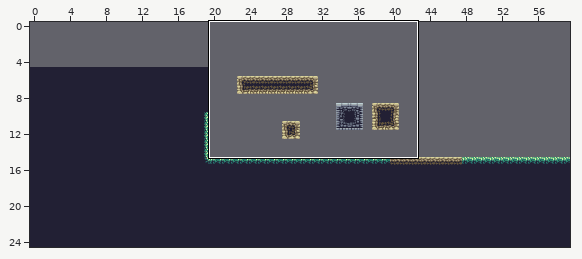
One commit to this Tiled map: citm_desvj_project_template-L08/Output/Assets/Maps/sixteen.tmx. Above: a wide view before the commit, with the close-up outlined.
Close-up. The starting point:
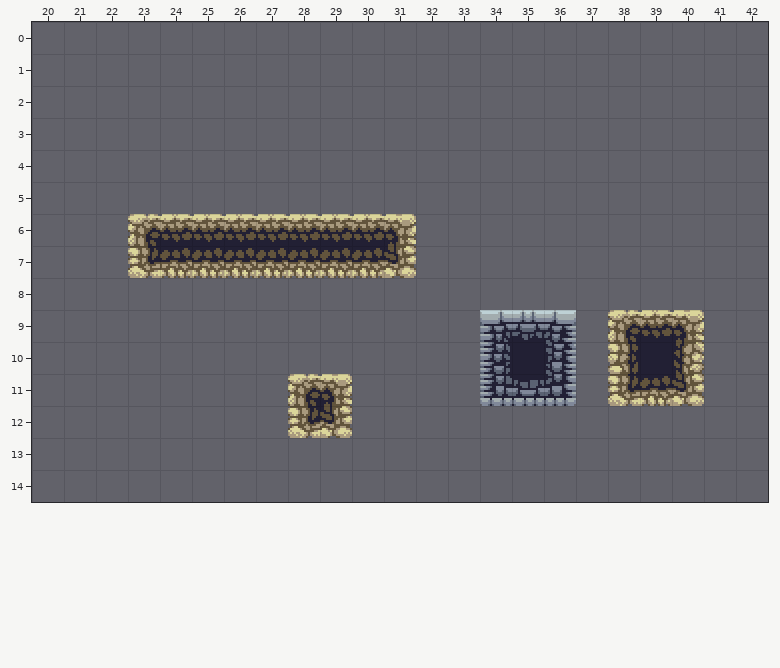
Cells are 16x16 px. Shown: x 20..42, y 0..14. The commit also changed other parts of the map, which this record leaves out. Tiles whose own drawing changed are shown in their newer look in all pictures. The old version is drawn lined up with the new one. Not drawn, because the pictures are missing: unchanged layers "parallax2", "parallax3", "parallax4".
New version:
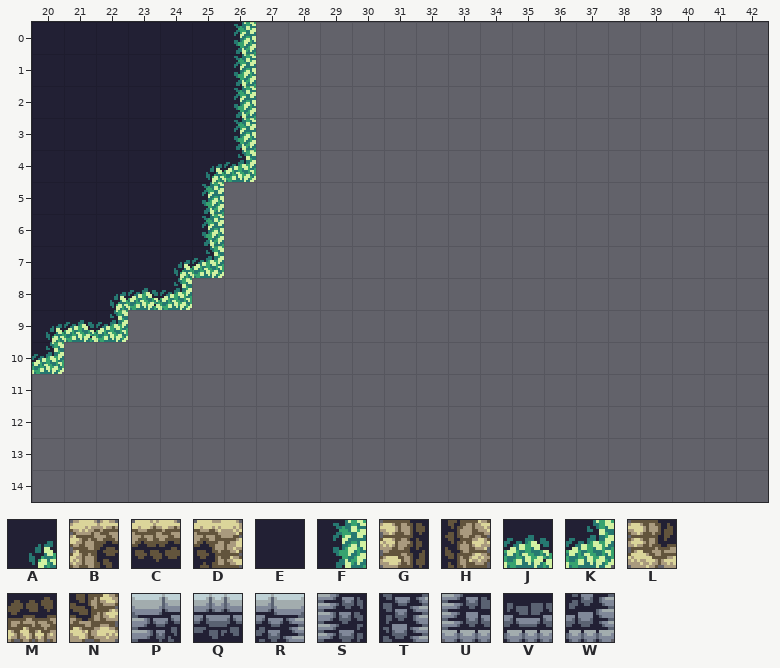
Key: from "GD-tileset16": A 3, B 5, C 6, D 7, E 13, F 14, G 17, H 19, J 27, K 28, L 29, M 30, N 31, P 36, Q 37, R 38, S 48, T 50, U 60, V 61, W 62.
_ is an empty cell.
Change:
{"change": "map size 60x20 -> 60x25 cells (old content now starts at 0,5; both pictures use the new coordinates)"}
{"where": "layer \"Tile Layer 1\""}
{"y":0,"x":20,"old":"_______","new":"EEEEEEF"}
{"y":1,"x":20,"old":"_______","new":"EEEEEEF"}
{"y":2,"x":20,"old":"_______","new":"EEEEEEF"}
{"y":3,"x":20,"old":"_______","new":"EEEEEEF"}
{"y":4,"x":20,"old":"_______","new":"EEEEEAK"}
{"y":5,"x":20,"old":"______","new":"EEEEEF"}
{"y":6,"x":20,"old":"___BCCCCCCCD","new":"EEEEEF______"}
{"y":7,"x":20,"old":"___LMMMMMMMN","new":"EEEEAK______"}
{"y":8,"x":20,"old":"_____","new":"EEAJK"}
{"y":9,"x":20,"old":"___","new":"AJK"}
{"y":9,"x":34,"old":"PQR","new":"___"}
{"y":9,"x":38,"old":"BCD","new":"___"}
{"y":10,"x":20,"old":"_","new":"K"}
{"y":10,"x":34,"old":"SET","new":"___"}
{"y":10,"x":38,"old":"GEH","new":"___"}
{"y":11,"x":28,"old":"BD","new":"__"}
{"y":11,"x":34,"old":"UVW","new":"___"}
{"y":11,"x":38,"old":"LMN","new":"___"}
{"y":12,"x":28,"old":"LN","new":"__"}
